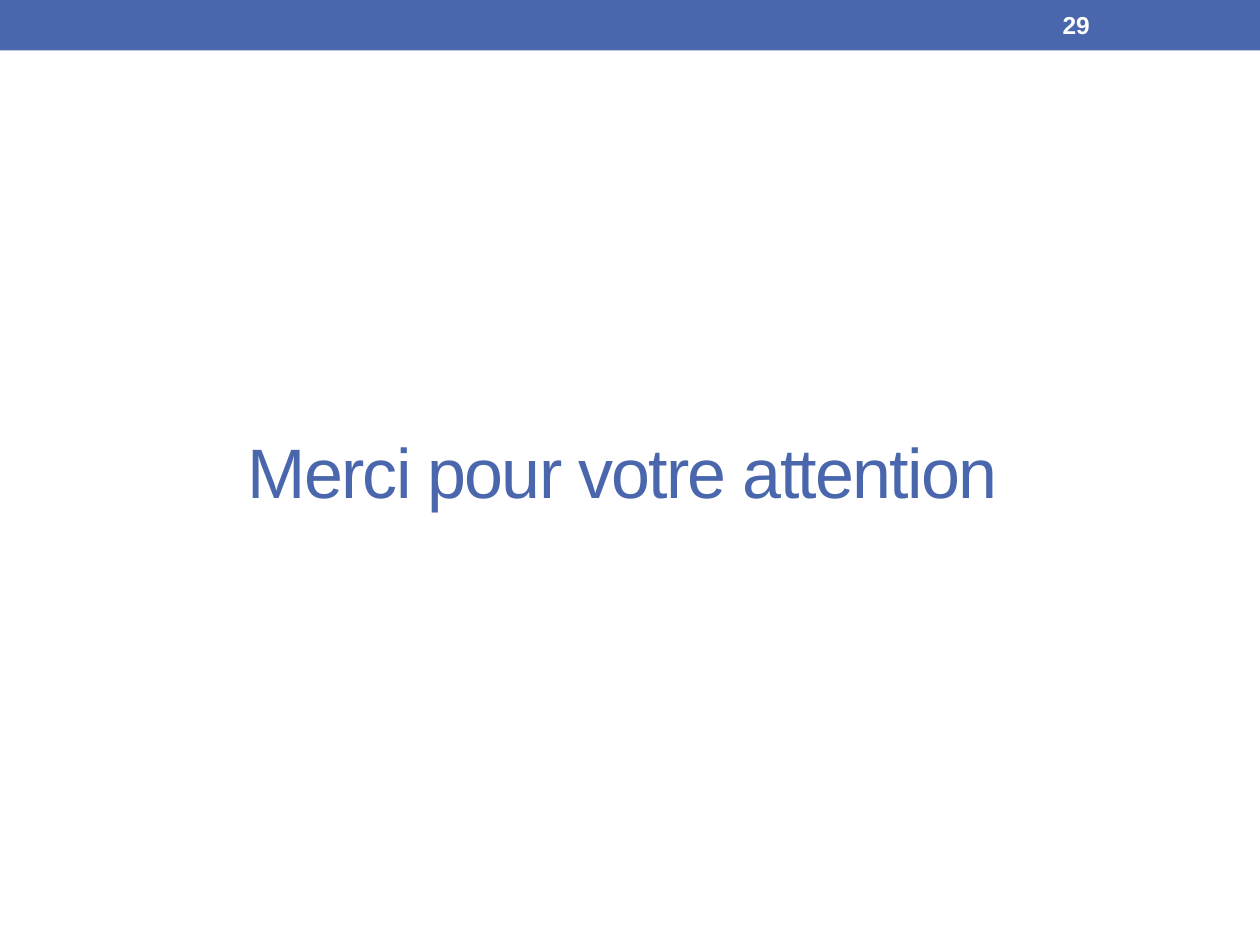
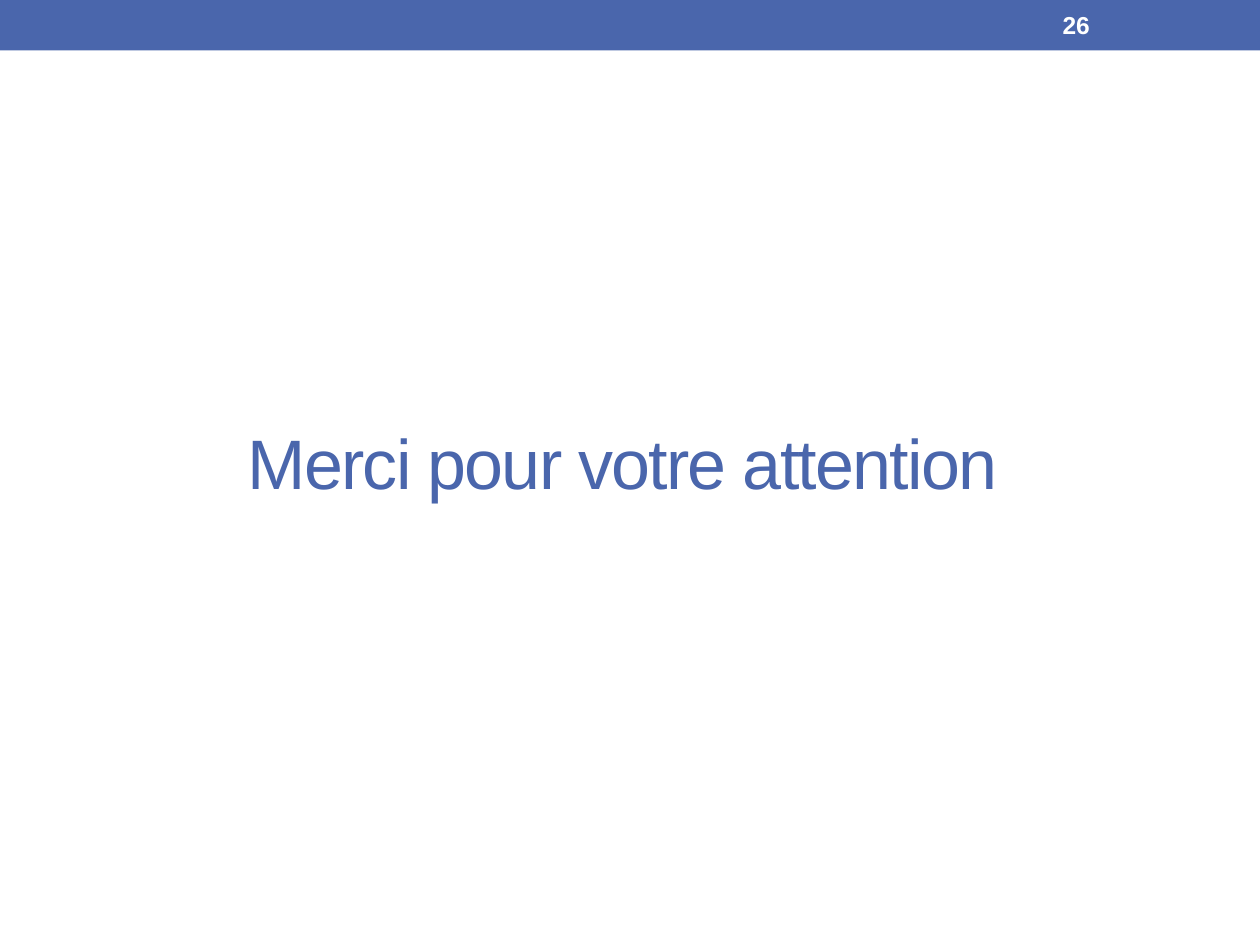
Before and after one commit to Olydia/Discolog, a slide deck: slide 26 of papers/Presentations/WACAI18/WACAI18.pptx (slide 29 before the commit). Drawn at 1260x945 pixels with LibreOffice and Linux fonts; fonts in the diff are those of the drawing. Boxes give left, top, right and bottom in pixels: in the first picture for what was removed or moved away, otherwise in the second. Text is boxed around its words. In the diff, an @@ line names an element or a change of style, - is before the commit and + after.

```diff
--- a/papers/Presentations/WACAI18/WACAI18.pptx
+++ b/papers/Presentations/WACAI18/WACAI18.pptx
@@ page number at (1063,17,1090,34): text changed @@
-29
+26
@@ title "Merci pour votre attention": place and size @@
-title "Merci pour votre attention" at (248,447,997,511)
+title "Merci pour votre attention" at (248,438,997,502)
```
Also in this commit, not shown: 3 other slides changed, 3 slides removed, 2 other files.
